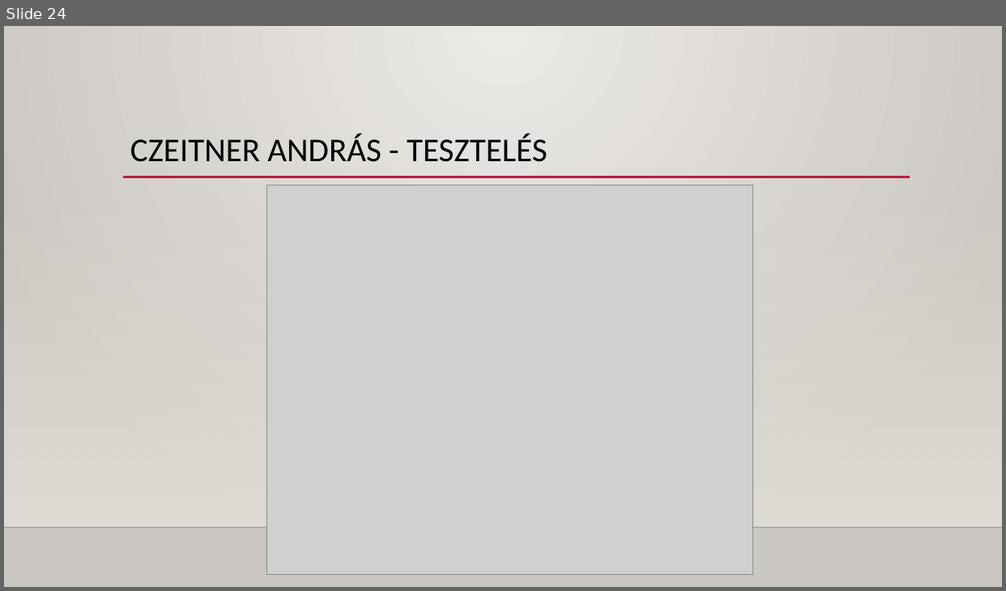
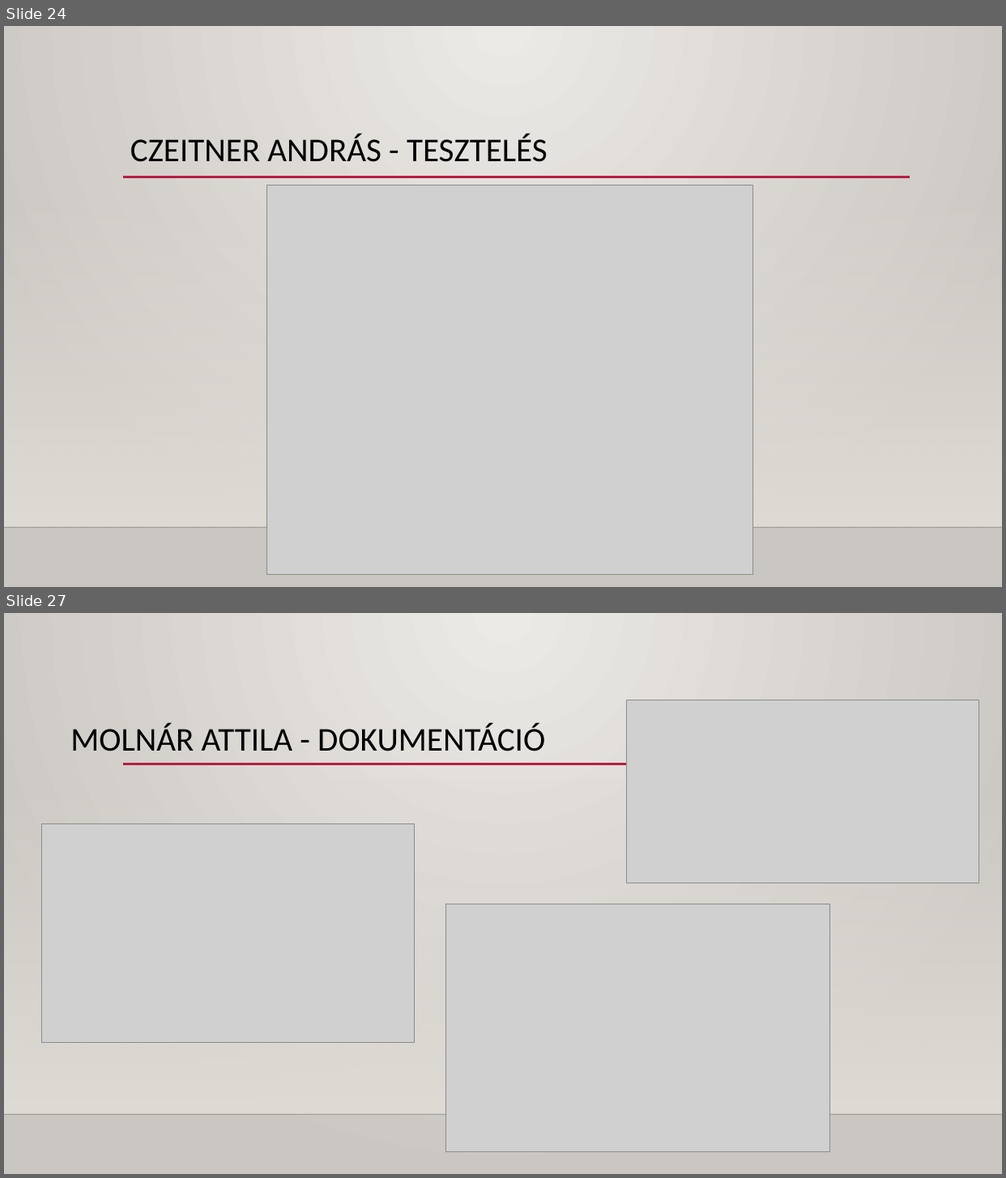
Before and after one commit to Dlevy004/kanban-webapp, a slide deck: Kanban webapp - Buborék együttes.pptx. Shown one above the other, each under a label of ours: slide 24 before the commit, slides 24 and 27 after it; the slides between them are not shown. The pictures are 1006x591 and 1006x1178 pixels, drawn with LibreOffice and Linux fonts; fonts in the diff are those of the drawing; grey boxes stand for pictures; background and template pictures are left out. Boxes give left, top, right and bottom in pixels: in the first picture for what was removed or moved away, otherwise in the second. Text is boxed around its words. In the diff, an @@ line names an element or a change of style, - is before the commit and + after.

```diff
--- a/Kanban webapp - Buborék együttes.pptx
+++ b/Kanban webapp - Buborék együttes.pptx
@@ slide 27 added at (x1=4, y1=613, x2=1002, y2=1174), background gradient #ECEAE7 to #CAC7C1; not listed: 3 template elements that a slide beside it also shows @@
@@ picture added at (x1=626, y1=700, x2=978, y2=884) @@
@@ title added at (x1=70, y1=723, x2=545, y2=752), 32 pt, text #000000 @@
+MOLNÁR ATTILA - DOKUMENTÁCIÓ
@@ picture added at (x1=41, y1=824, x2=414, y2=1043) @@
@@ picture added at (x1=446, y1=905, x2=830, y2=1152) @@
```
Also in this commit, not shown: 4 other slides added.
